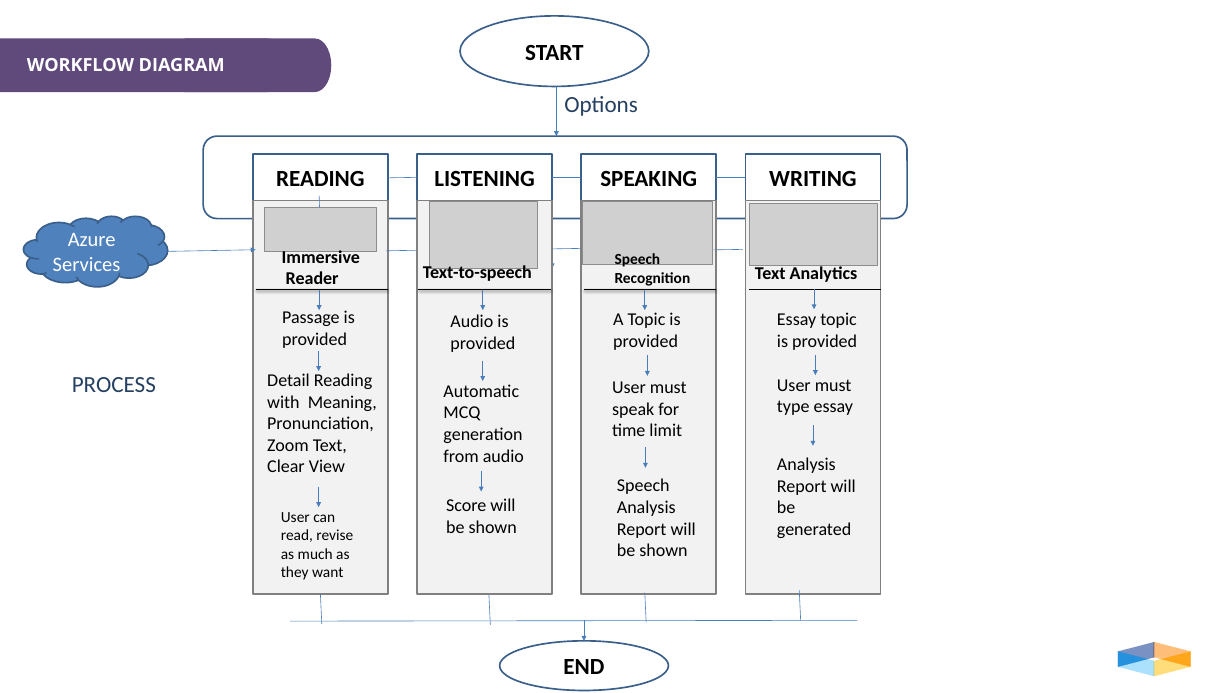
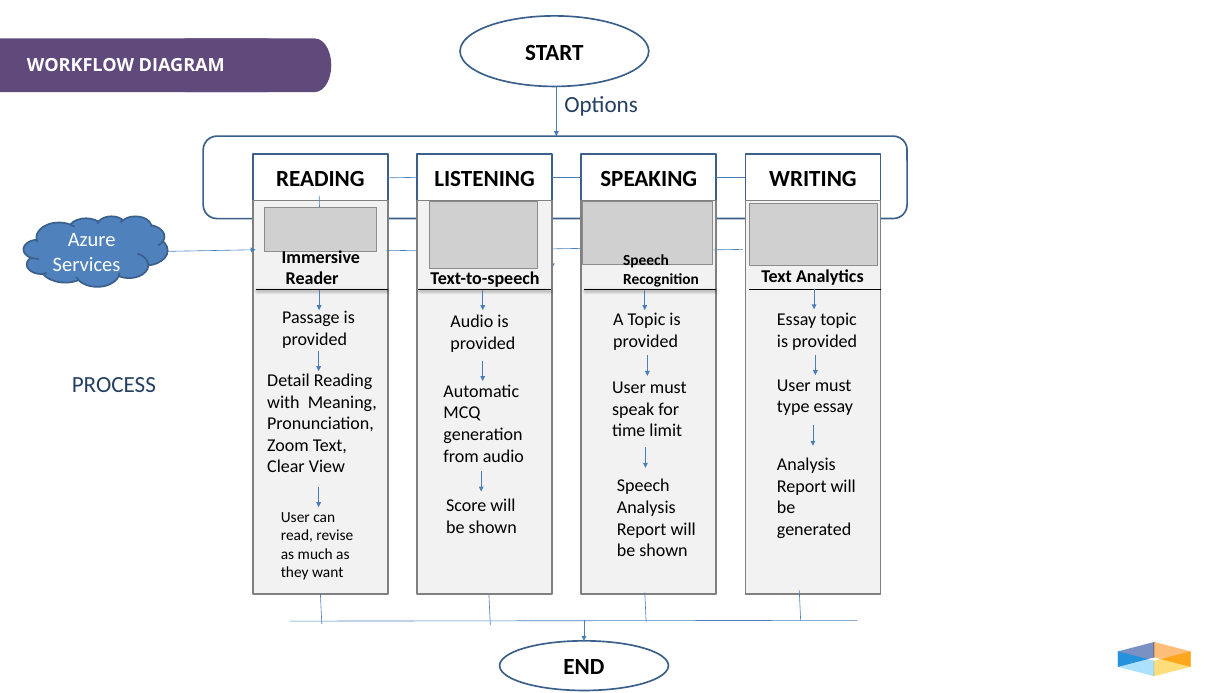
Before and after one commit to shweteekta/EduWiz, a slide deck: slide 6 of EduWiz.pptx. Drawn at 1232x693 pixels with LibreOffice and Linux fonts; fonts in the diff are those of the drawing; grey boxes stand for pictures; background and template pictures are left out. Boxes give left, top, right and bottom in pixels: in the first picture for what was removed or moved away, otherwise in the second. Text is boxed around its words. In the diff, an @@ line names an element or a change of style, - is before the commit and + after.

```diff
--- a/EduWiz.pptx
+++ b/EduWiz.pptx
@@ text "Text-to-speech": place and size @@
-text "Text-to-speech" at bbox=[423, 263, 532, 281]
+text "Text-to-speech" at bbox=[430, 271, 539, 287]
@@ text "Speech Recognition": place and size @@
-text "Speech Recognition" at bbox=[615, 253, 691, 286]
+text "Speech Recognition" at bbox=[623, 254, 699, 287]
@@ text "Text Analytics": place and size @@
-text "Text Analytics" at bbox=[755, 265, 858, 282]
+text "Text Analytics" at bbox=[761, 269, 864, 285]
```
Also in this commit, not shown: 3 other slides changed.
